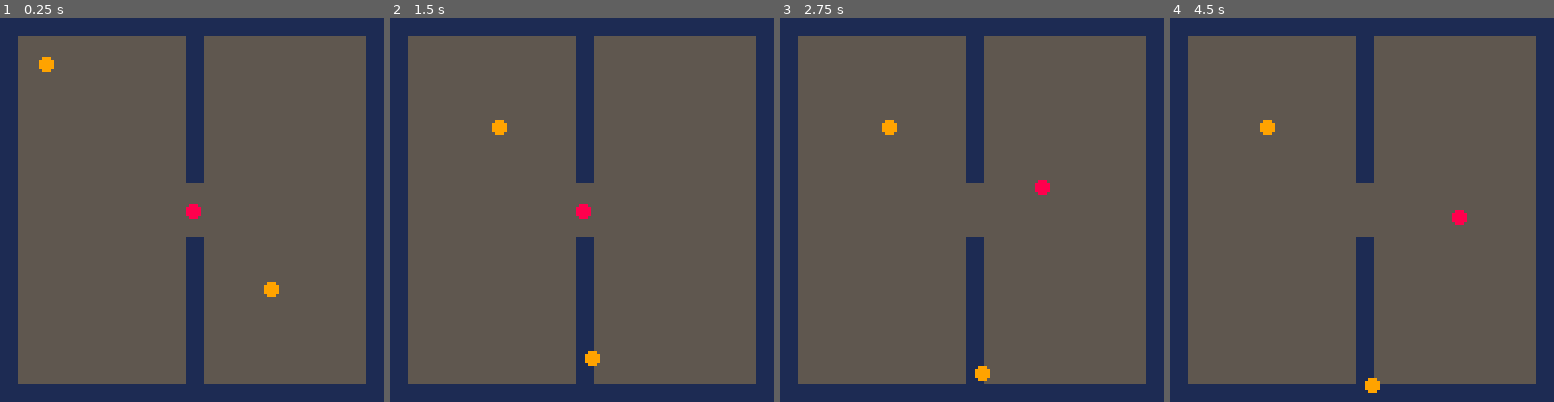
Above: before the commit, frames 1-4 (left to right).
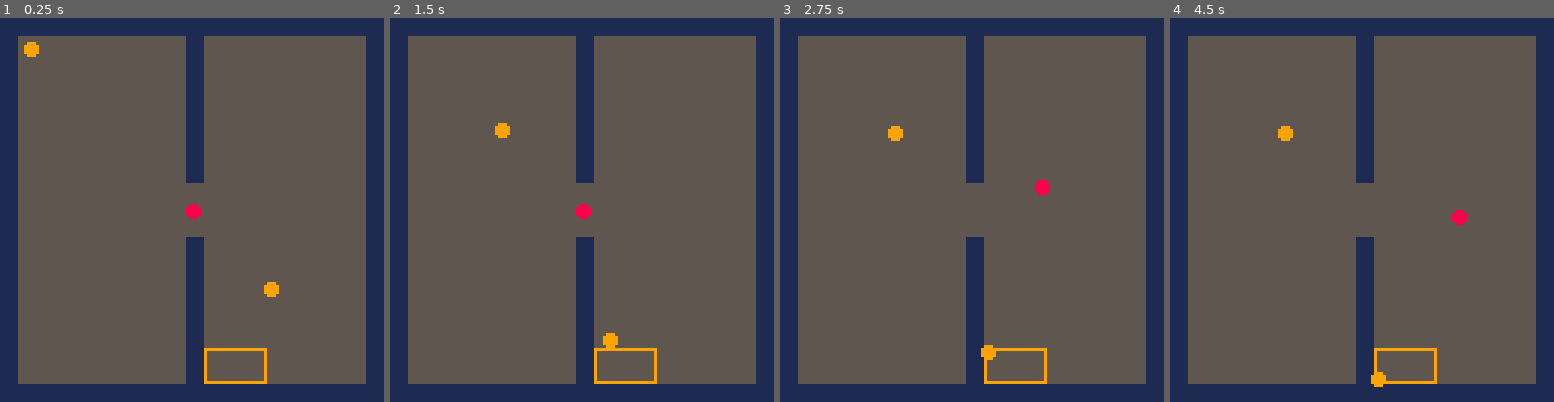
Above: after the commit, the same moments.

Repository: josephburnett/cat-herding
Game: PICO-8 cartridge cat-herd.p8
The game is run twice, just before and just after one commit, with the same random seed, the same clock (stepped at 60 frames per second) and the same inputs.
Inputs:
- Up to frame 1 (0.25 s): no input
- Up to frame 2 (1.5 s): no input
- Up to frame 3 (2.75 s): hold Right 1.6-2.1 s; hold Up 2.15-2.42 s; hold Right from 2.47 s (still down)
- Up to frame 4 (4.5 s): release Right at 3.03 s; hold Left 3.08-3.58 s; hold Down 3.63-3.97 s; hold Right from 4.02 s (still down)

The runs differ from the first frame. In frame 1, 0.6% of the frame differs, in the area x 6-70%, y 6-96%; in frame 2, 0.7%; in frame 3, 0.7%; in frame 4, 0.8%, in the area x 23-70%, y 26-98%.

Commit message:
Must put cats into bed. Two levels.

Diff:
--- a/cat-herd.p8
+++ b/cat-herd.p8
@@ -1,37 +1,101 @@
 pico-8 cartridge // http://www.pico-8.com
-version 10
+version 15
 __lua__
 
-herder = { x=64, y=64, v=0 }
-cats = {
-   { x=10, y=10, vs=0, vx=0, vy=0, i=flr(rnd(32)) },
-   { x=90, y=90, vs=0, vx=0, vy=0, i=flr(rnd(32)) },
+current_level = 1
+levels = {
+   {
+      walls = {
+	 { x=0, y=0, w=127, h=5},
+	 { x=0, y=122, w=127, h=5},
+	 { x=0, y=0, w=5, h=127},
+	 { x=122, y=0, w=5, h=127},
+	 { x=62, y=0, w=5, h=54},
+	 { x=62, y=73, w=5, h=55},
+      },
+      herder = { x=64, y=64, v=0 },
+      cats = {
+	{ x=10, y=10, vs=0, vx=0, vy=0, i=flr(rnd(32)), c=9 },
+	{ x=90, y=90, vs=0, vx=0, vy=0, i=flr(rnd(32)), c=9 },
+      },
+      beds = {
+	 { x=68, y=110, w=20, h=11, c=9 },
+      }
+   },
+   {
+      walls = {
+	 { x=0, y=0, w=127, h=5},
+	 { x=0, y=122, w=127, h=5},
+	 { x=0, y=0, w=5, h=127},
+	 { x=122, y=0, w=5, h=127},
+	 { x=62, y=0, w=5, h=54},
+	 { x=62, y=73, w=5, h=55},
+      },
+      herder = { x=64, y=64, v=0 },
+      cats = {
+	{ x=10, y=10, vs=0, vx=0, vy=0, i=flr(rnd(32)), c=9 },
+	{ x=90, y=90, vs=0, vx=0, vy=0, i=flr(rnd(32)), c=9 },
+      },
+      beds = {
+	 { x=80, y=110, w=20, h=11, c=9 },
+      }
+   }
 }
-walls = {
-   { x=0, y=0, w=127, h=5},
-   { x=0, y=122, w=127, h=5},
-   { x=0, y=0, w=5, h=127},
-   { x=122, y=0, w=5, h=127},
-   { x=62, y=0, w=5, h=54},
-   { x=62, y=73, w=5, h=55},
-}
+l = levels[current_level]
+game_on = true
 
 function _update()
-   move_herder(herder)
-   for c in all(cats) do
-      move_cat(c,herder)
+   if game_on and is_win() then
+      game_on = false
+      level_up()
+   end
+   if game_on then
+      move_herder(l.herder)
+      for c in all(l.cats) do
+	 move_cat(c,l.herder)
+      end
    end
 end
 
 function _draw()
    rectfill(0,0,127,127,5)
-   for w in all(walls) do
+   for b in all(l.beds) do
+      rect(b.x,b.y,b.x+b.w,b.y+b.h,b.c)
+   end
+   for w in all(l.walls) do
       rectfill(w.x,w.y,w.x+w.w,w.y+w.h,1)
    end
-   circfill(herder.x,herder.y,2,8)
-   for c in all(cats) do
+   circfill(l.herder.x,l.herder.y,2,8)
+   for c in all(l.cats) do
       circfill(c.x,c.y,2,9)
    end
+end
+
+function is_win()
+   for c in all(l.cats) do
+      local in_bed = false
+      for b in all(l.beds) do
+	 if c.x >= b.x and
+	    c.x <= b.x+b.w and
+	    c.y >= b.y and
+	    c.y <= b.y+b.h
+	 then
+	    in_bed = true
+	 end
+      end
+      if not in_bed then return false end
+   end
+   return true
+end
+
+function level_up()
+   current_level = current_level + 1
+   if levels[current_level] == nil then
+      --game over
+      return
+   end
+   l = levels[current_level]
+   game_on = true
 end
 
 function move_herder(h)
@@ -98,11 +162,11 @@
    if y2 > 127 then y2 = 127 end
    if y2 < 0 then y2 = 0 end
    --avoid walls
-   for w in all(walls) do
-      if x2 > w.x and
-	 x2 < w.x + w.w and
-	 y2 > w.y and
-	 y2 < w.y + w.h
+   for w in all(l.walls) do
+      if x2 > w.x-2 and
+	 x2 < w.x+2 + w.w and
+	 y2 > w.y-2 and
+	 y2 < w.y+2 + w.h
       then
 	 return x1,y1
       end
